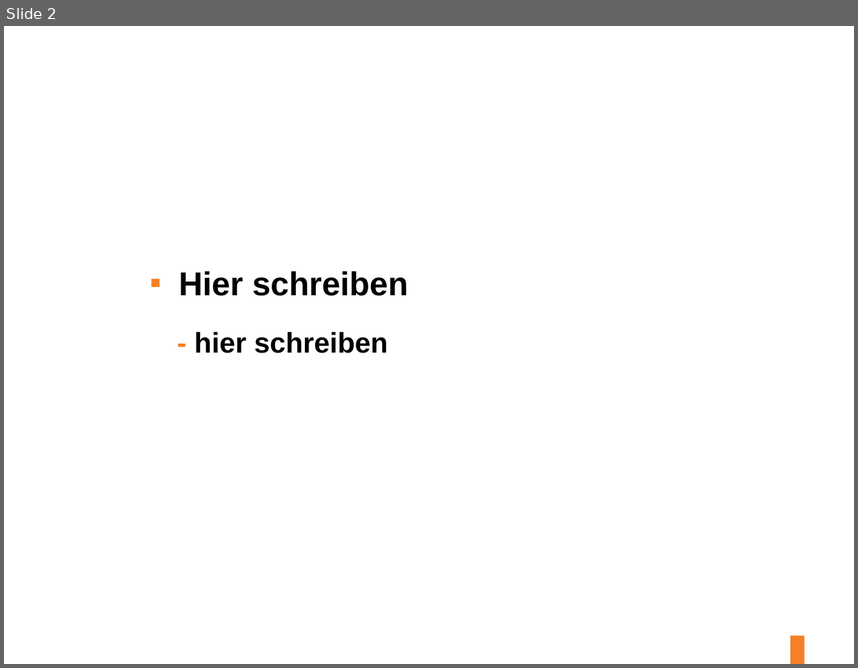
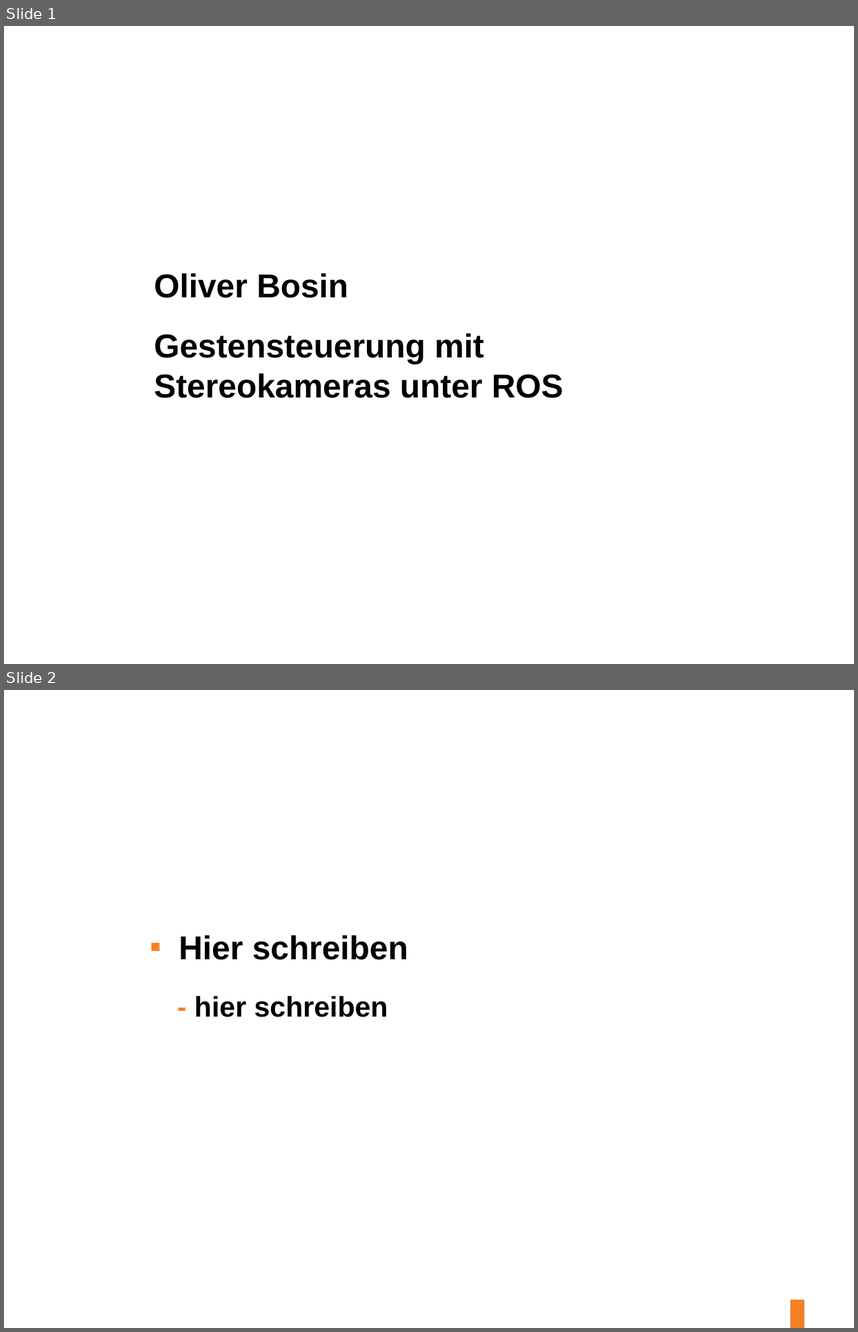
Before and after one commit to bosinoliver/ros-kinect-roboticarm, a slide deck: Vortrag/Präsentation Variante a.ppt. Shown one above the other, each under a label of ours: slide 2 before the commit, slides 1 and 2 after it. The pictures are 858x668 and 858x1332 pixels, drawn with LibreOffice and Linux fonts; fonts in the diff are those of the drawing; background and template pictures are left out. Boxes give left, top, right and bottom in pixels: in the first picture for what was removed or moved away, otherwise in the second. Text is boxed around its words. In the diff, an @@ line names an element or a change of style, - is before the commit and + after.

```diff
--- a/Vortrag/Präsentation Variante a.ppt
+++ b/Vortrag/Präsentation Variante a.ppt
@@ slide 1 added at bbox=[4, 26, 854, 664], background #FFFFFF @@
@@ text added at bbox=[154, 273, 564, 398], 28 pt, text #000000, bold @@
+Oliver Bosin
+Gestensteuerung mit Stereokameras unter ROS
```
Also in this commit, not shown: 1 slide removed, 2 other files.
